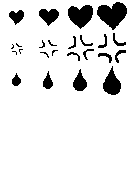
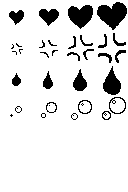
Layers edited between the first and the second 128px x 192px image:
painted on "eye (copy).png" over [10, 97, 126, 120]
